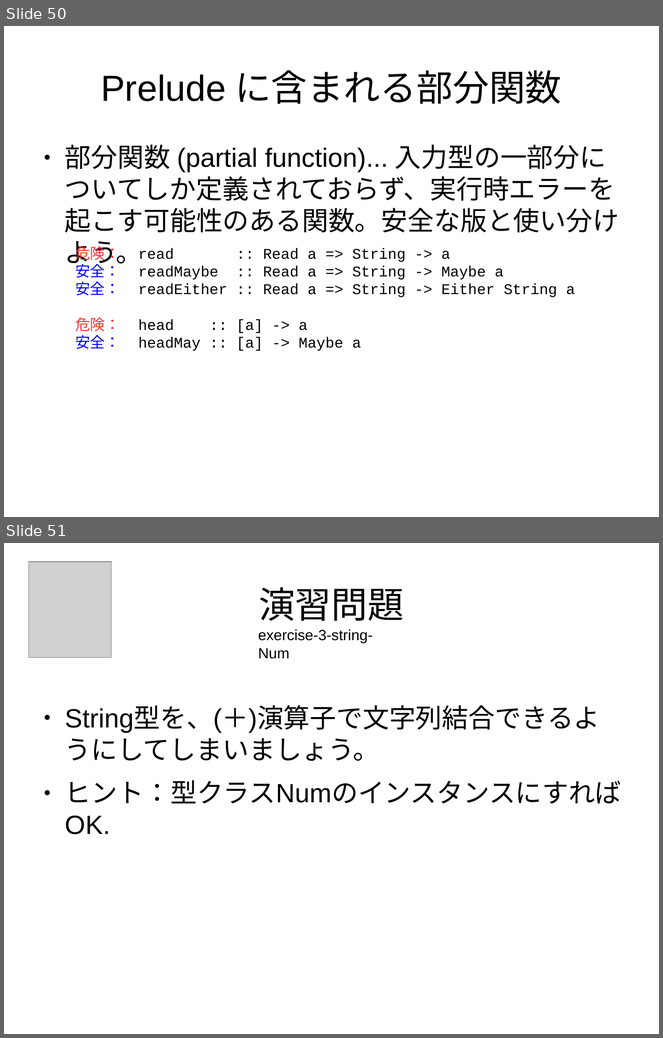
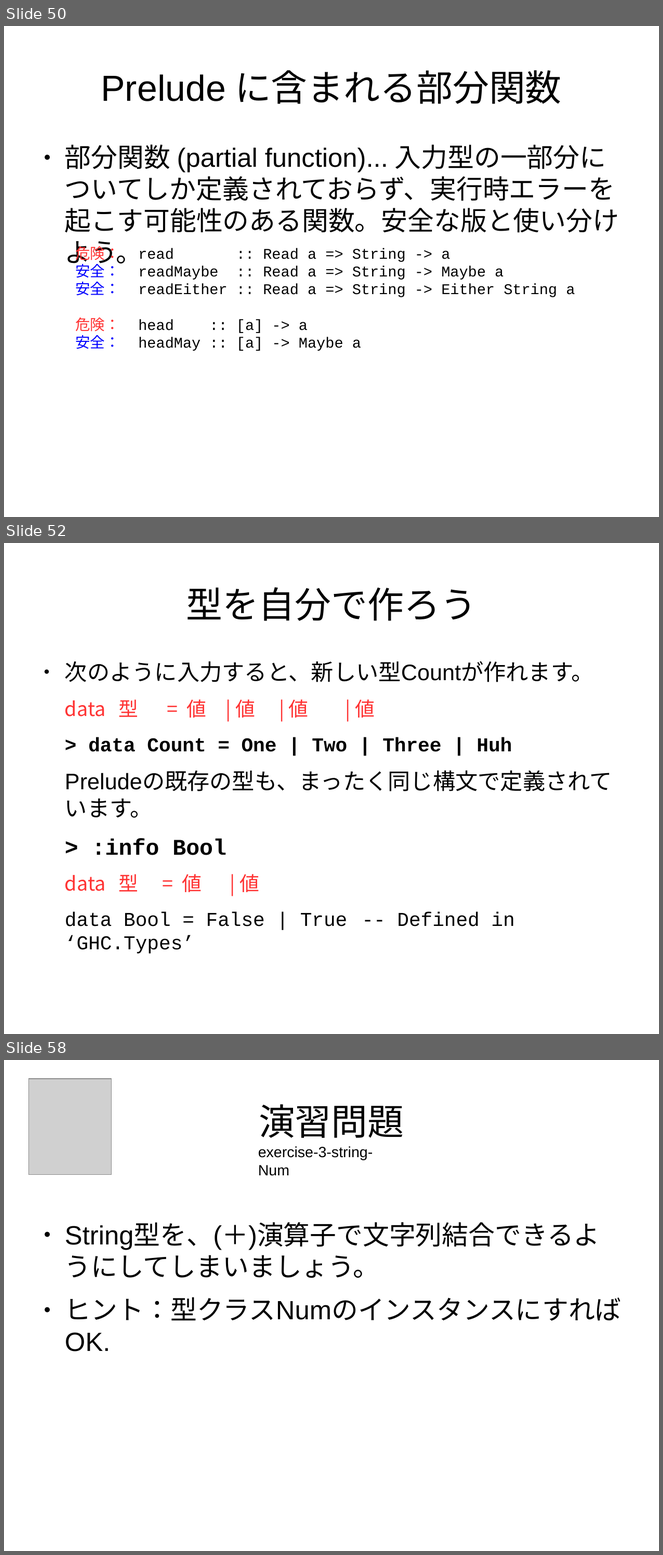
Before and after one commit to nushio3/learn-haskell, a slide deck: Tsukuba-2016.odp. Shown one above the other, each under a label of ours: slides 50 and 51 before the commit, slides 50, 52 and 58 after it; the slides between them are not shown. The pictures are 663x1038 and 663x1555 pixels, drawn with LibreOffice and Linux fonts; fonts in the diff are those of the drawing; grey boxes stand for pictures. Boxes give left, top, right and bottom in pixels: in the first picture for what was removed or moved away, otherwise in the second. Text is boxed around its words. In the diff, an @@ line names an element or a change of style, - is before the commit and + after.

```diff
--- a/Tsukuba-2016.odp
+++ b/Tsukuba-2016.odp
@@ slide 52 added at (x1=4, y1=543, x2=659, y2=1034), background #FFFFFF @@
@@ title added at (x1=186, y1=587, x2=477, y2=621), 44 pt, text #000000 @@
+型を自分で作ろう
@@ text added at (x1=65, y1=661, x2=612, y2=954), 23.8 pt, text #000000 @@
+● 次のように入力すると、新しい型Countが作れます。
+data 型 = 値 | 値 | 値 | 値
+> data Count = One | Two | Three | Huh
+Preludeの既存の型も、まったく同じ構文で定義されています。
+> :info Bool
+data 型 = 値 | 値
+data Bool = False | True -- Defined in ‘GHC.Types’
@@ what was slide 51 is now slide 58 @@
```
Also in this commit, not shown: 6 other slides added, 2 other files.
